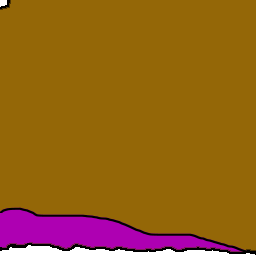
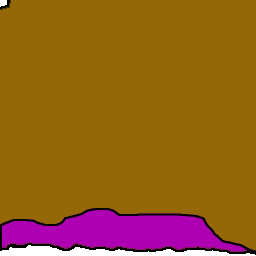
Two versions of the same layered image (256px x 256px). Layer-by-layer changes:
hid "N3XD Right" over [0, 207, 256, 252]
added layer "N3XD Right-New" above "N3XD Left-New" over [0, 207, 256, 252]
